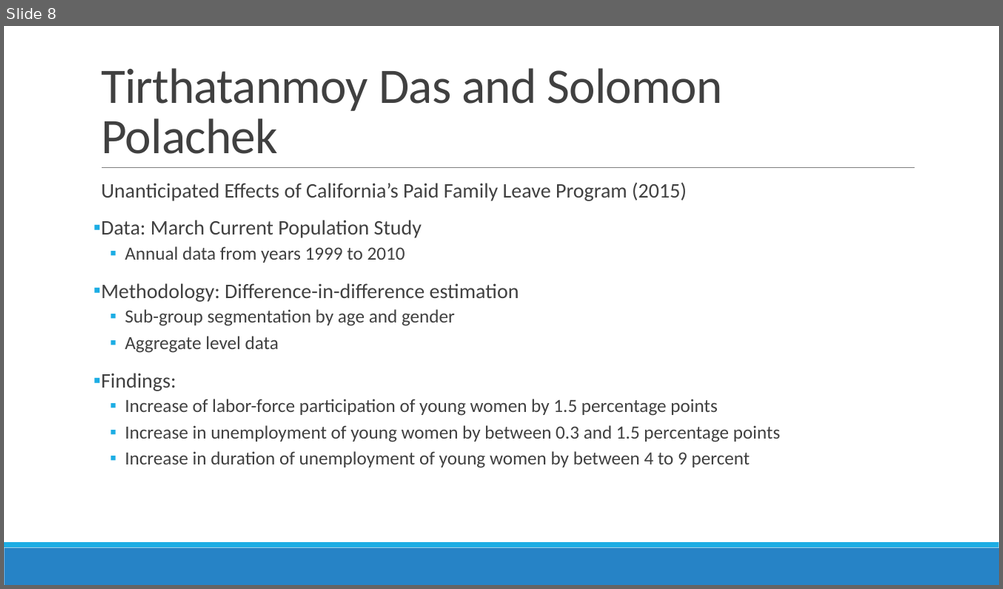
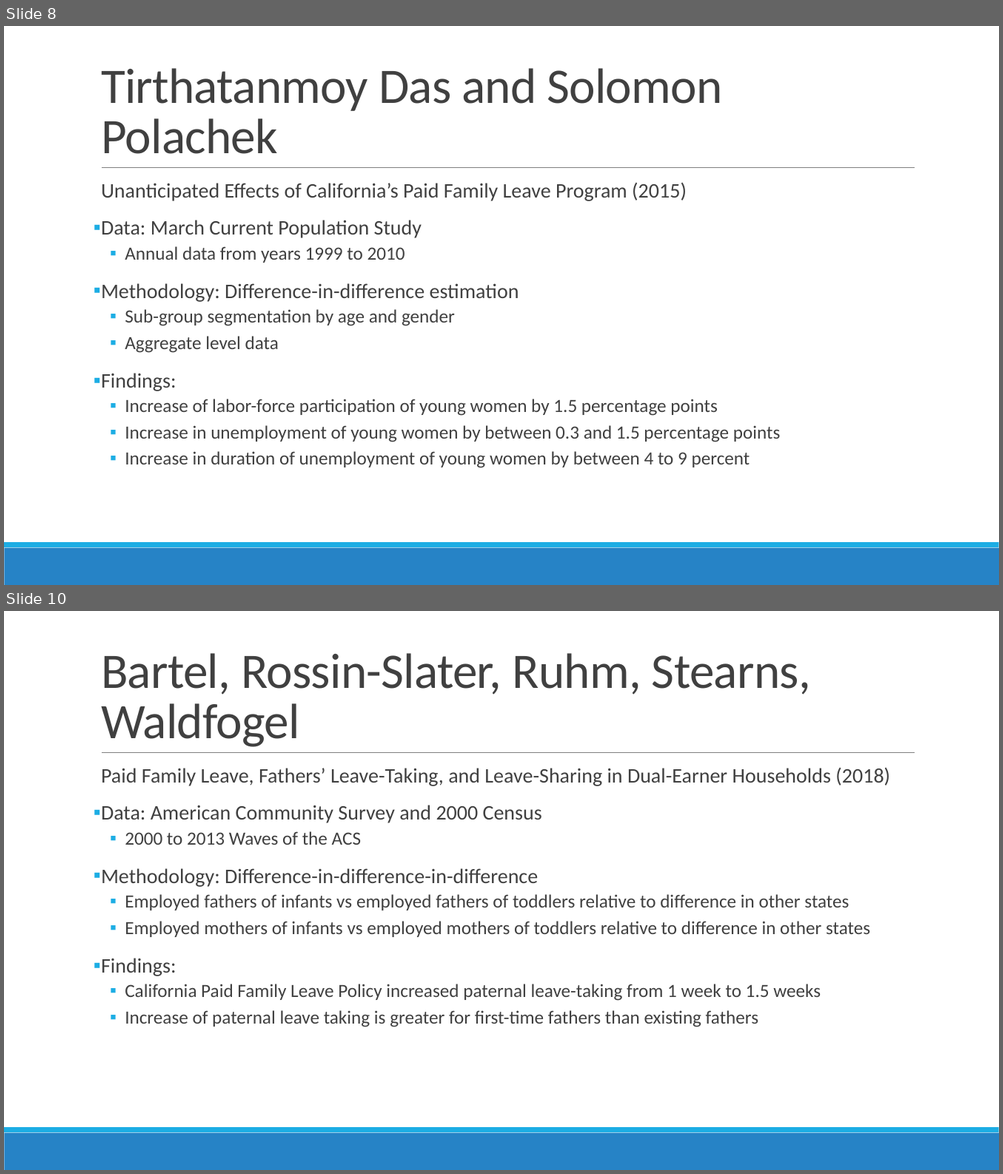
Before and after one commit to alexgoldsmith/Thesis, a slide deck: Thesis.pptx. Shown one above the other, each under a label of ours: slide 8 before the commit, slides 8 and 10 after it; the slides between them are not shown. The pictures are 1003x589 and 1003x1174 pixels, drawn with LibreOffice and Linux fonts; fonts in the diff are those of the drawing. Boxes give left, top, right and bottom in pixels: in the first picture for what was removed or moved away, otherwise in the second. Text is boxed around its words. In the diff, an @@ line names an element or a change of style, - is before the commit and + after.

```diff
--- a/Thesis.pptx
+++ b/Thesis.pptx
@@ slide 10 added at (4, 611, 999, 1170), background #FFFFFF; not listed: 3 template elements that a slide beside it also shows @@
@@ title added at (101, 653, 811, 747), 48 pt, text #404040 @@
+Bartel, Rossin-Slater, Ruhm, Stearns, Waldfogel
@@ text added at (101, 768, 890, 1028), 18 pt, text #404040 @@
+  Paid Family Leave, Fathers’ Leave-Taking, and Leave-Sharing in Dual-Earner Households (2018)
+▪ Data: American Community Survey and 2000 Census
+  ▪ 2000 to 2013 Waves of the ACS
+▪ Methodology: Difference-in-difference-in-difference
+  ▪ Employed fathers of infants vs employed fathers of toddlers relative to difference in other states
+  ▪ Employed mothers of infants vs employed mothers of toddlers relative to difference in other states
+▪ Findings:
+  ▪ California Paid Family Leave Policy increased paternal leave-taking from 1 week to 1.5 weeks
+  ▪ Increase of paternal leave taking is greater for first-time fathers than existing fathers
```
Also in this commit, not shown: 1 slide changed, 3 other slides added.
